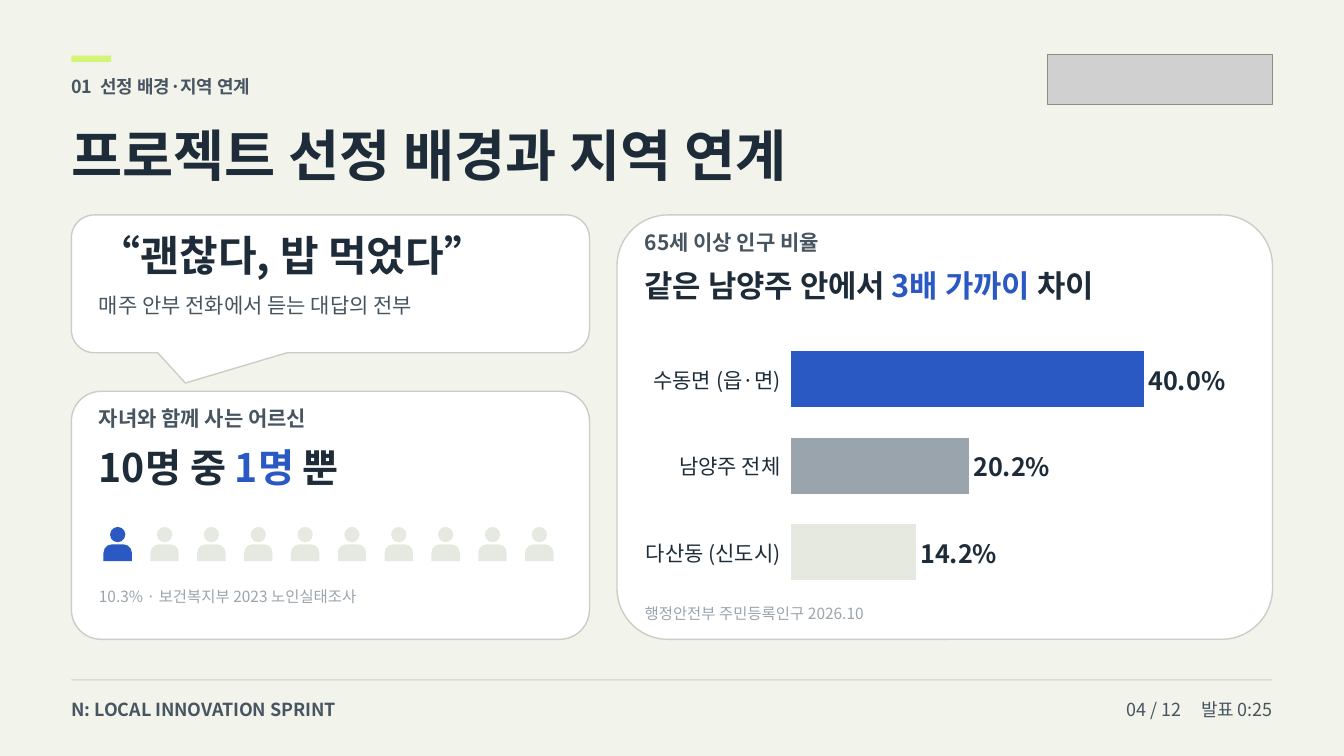
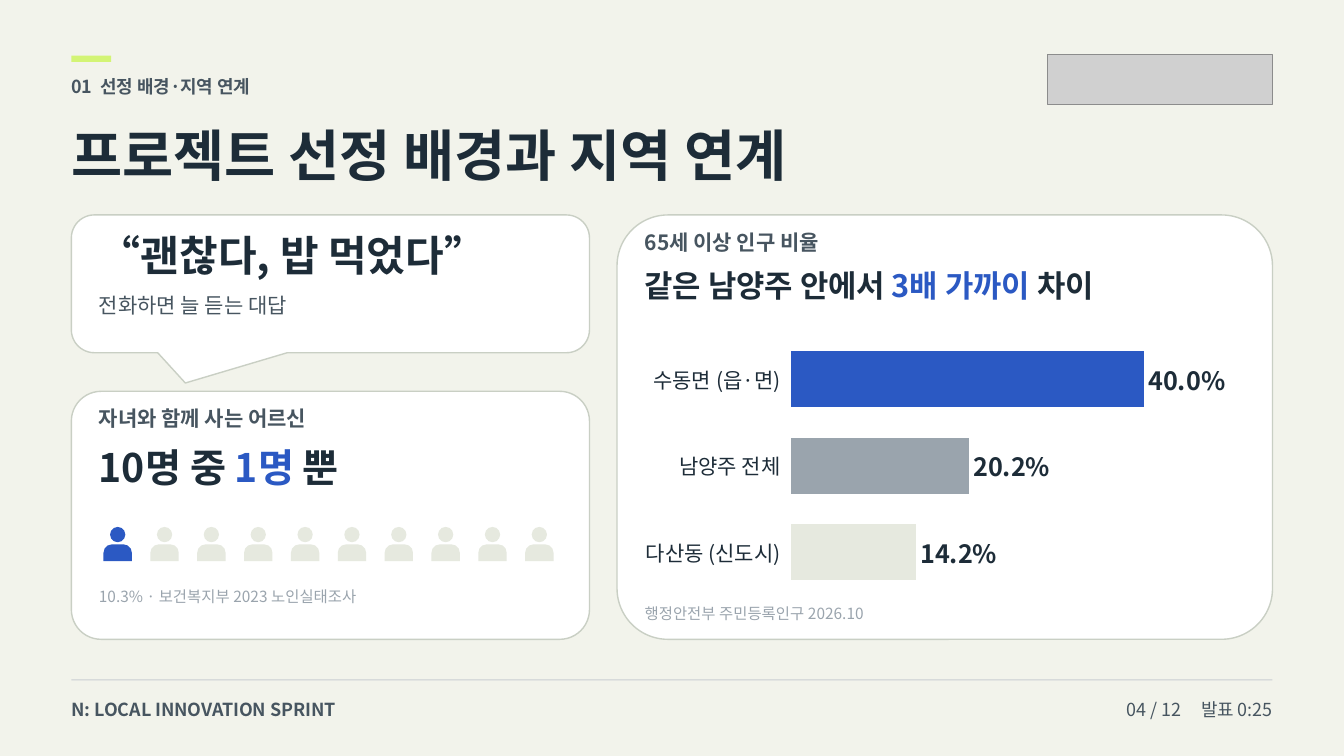
Before and after one commit to howoo101/masil, a slide deck: slide 4 of files/pitch-deck-B.pptx. Drawn at 1344x756 pixels with LibreOffice and Linux fonts; fonts in the diff are those of the drawing; grey boxes stand for pictures. Boxes give left, top, right and bottom in pixels: in the first picture for what was removed or moved away, otherwise in the second. Text is boxed around its words. In the diff, an @@ line names an element or a change of style, - is before the commit and + after.

```diff
--- a/files/pitch-deck-B.pptx
+++ b/files/pitch-deck-B.pptx
@@ text at [99, 295, 287, 315]: text changed @@
-매주 안부 전화에서 듣는 대답의 전부
+전화하면 늘 듣는 대답
```
Also in this commit, not shown: 8 other slides changed, 2 other files.
